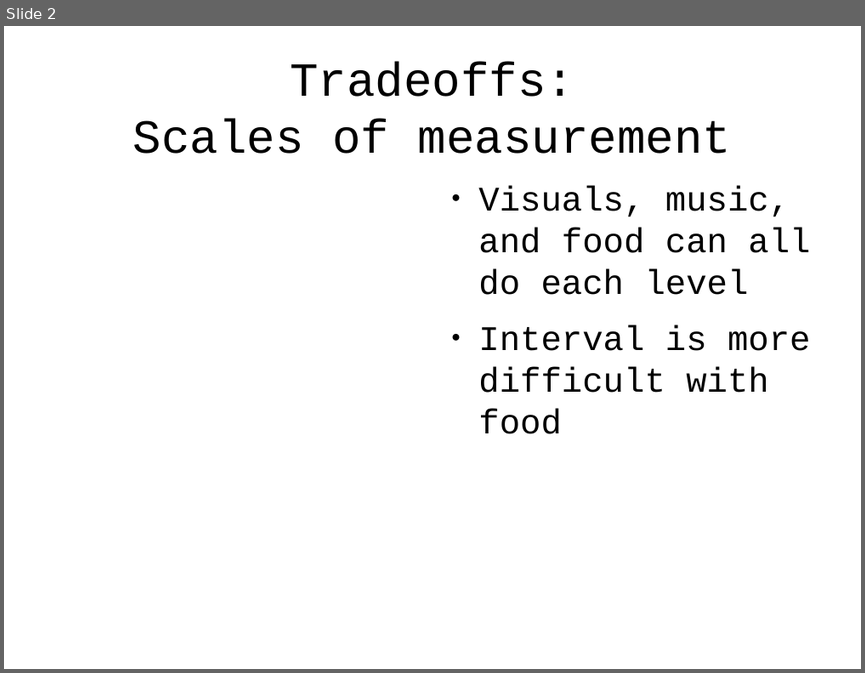
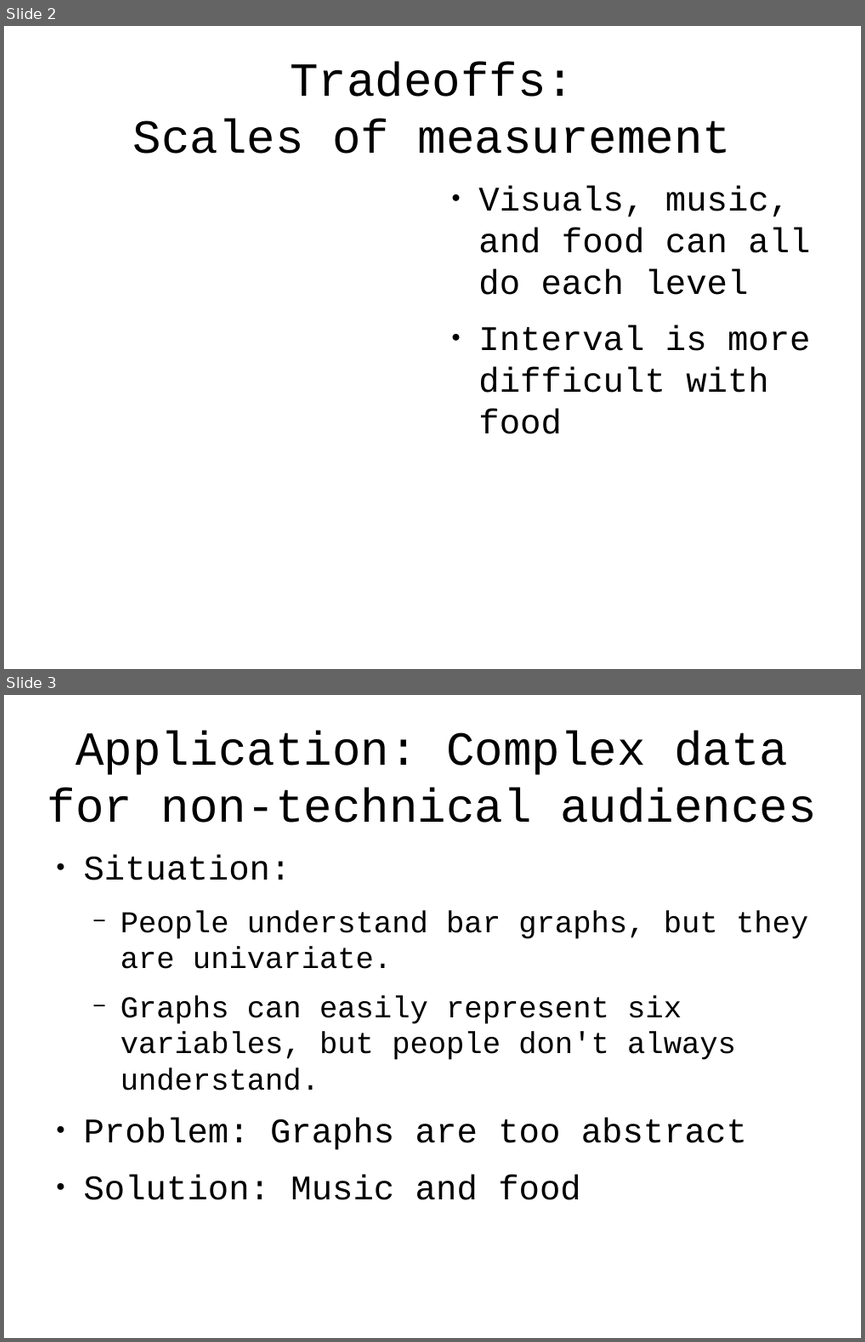
Before and after one commit to tlevine/gastronomification-big-data-talk, a slide deck: big-senses.odp. Shown one above the other, each under a label of ours: slide 2 before the commit, slides 2 and 3 after it. The pictures are 865x673 and 865x1342 pixels, drawn with LibreOffice and Linux fonts; fonts in the diff are those of the drawing; background and template pictures are left out. Boxes give left, top, right and bottom in pixels: in the first picture for what was removed or moved away, otherwise in the second. Text is boxed around its words. In the diff, an @@ line names an element or a change of style, - is before the commit and + after.

```diff
--- a/big-senses.odp
+++ b/big-senses.odp
@@ slide 3 added at <box>4,695,861,1338</box>, background #FFFFFF @@
@@ title added at <box>47,731,817,823</box>, 44 pt, text #000000 @@
+Application: Complex data for non-technical audiences
@@ text added at <box>84,855,808,1200</box>, 28 pt, text #000000 @@
+● Situation:
+  − People understand bar graphs, but they are univariate.
+  − Graphs can easily represent six variables, but people don't always understand.
+● Problem: Graphs are too abstract
+● Solution: Music and food
```
Also in this commit, not shown: 1 slide changed, 2 other slides added.
